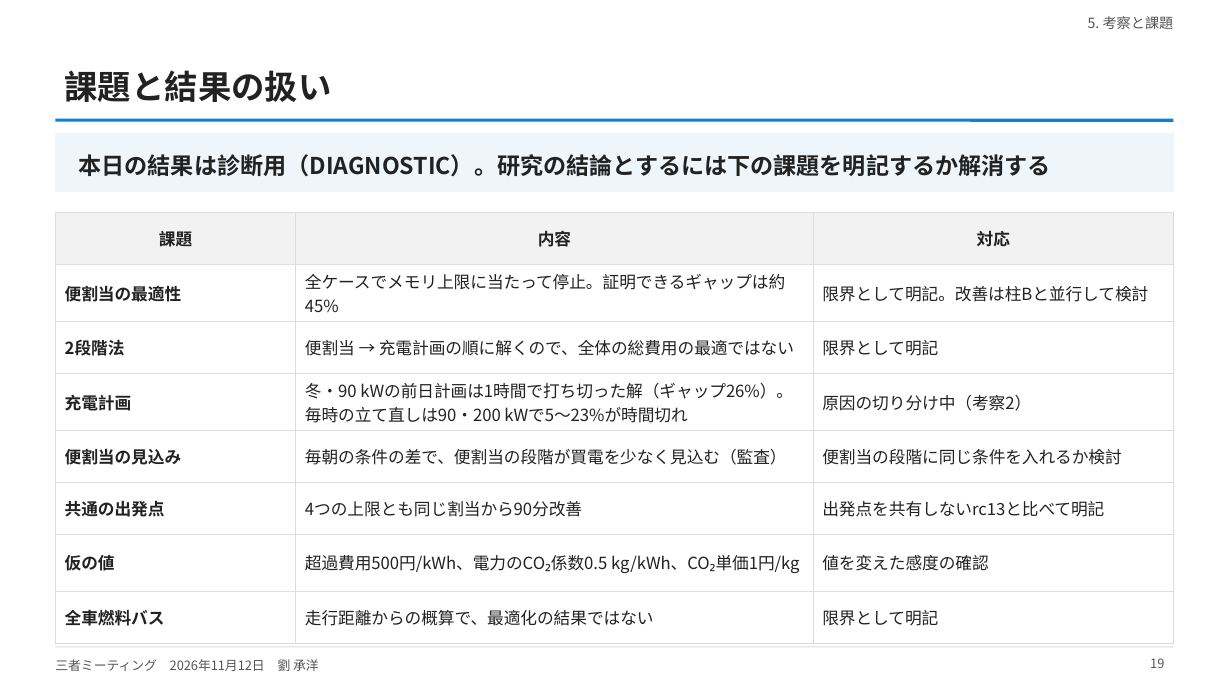
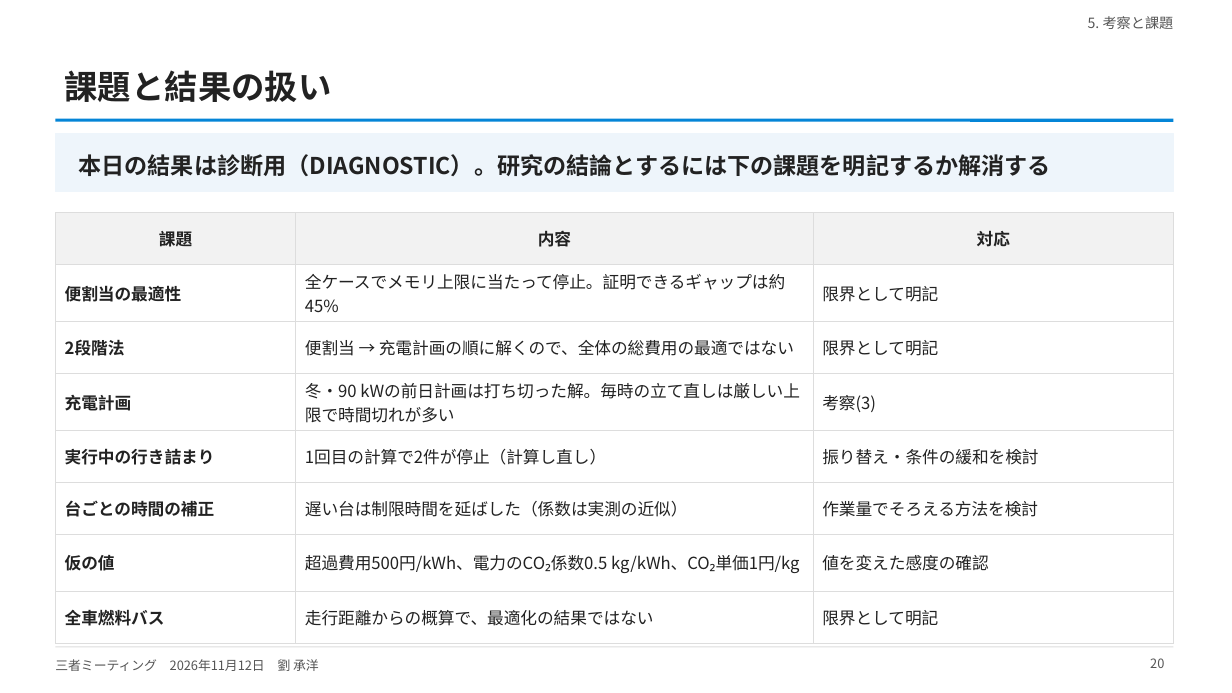
Before and after one commit to CYLIU2003/master-course, a slide deck: slide 20 of outcome/2026-11-12_three_party/three_party_20261112.pptx (slide 19 before the commit). Drawn at 1232x693 pixels with LibreOffice and Linux fonts; fonts in the diff are those of the drawing. Boxes give left, top, right and bottom in pixels: in the first picture for what was removed or moved away, otherwise in the second. Text is boxed around its words. In the diff, an @@ line names an element or a change of style, - is before the commit and + after.

```diff
--- a/outcome/2026-11-12_three_party/three_party_20261112.pptx
+++ b/outcome/2026-11-12_three_party/three_party_20261112.pptx
@@ table at [55, 213, 1174, 630] @@
-row 2, column 3: 限界として明記。改善は柱Bと並行して検討
+row 2, column 3: 限界として明記
-row 4, column 2: 冬・90 kWの前日計画は1時間で打ち切った解（ギャップ26%）。毎時の立て直しは90・200 kWで5〜23%が時間切れ
+row 4, column 2: 冬・90 kWの前日計画は打ち切った解。毎時の立て直しは厳しい上限で時間切れが多い
-row 4, column 3: 原因の切り分け中（考察2）
+row 4, column 3: 考察(3)
-row 5: 便割当の見込み | 毎朝の条件の差で、便割当の段階が買電を少なく見込む（監査） | 便割当の段階に同じ条件を入れるか検討
+row 5: 実行中の行き詰まり | 1回目の計算で2件が停止（計算し直し） | 振り替え・条件の緩和を検討
-row 6: 共通の出発点 | 4つの上限とも同じ割当から90分改善 | 出発点を共有しないrc13と比べて明記
+row 6: 台ごとの時間の補正 | 遅い台は制限時間を延ばした（係数は実測の近似） | 作業量でそろえる方法を検討
@@ page number at [1150, 658, 1164, 668]: text changed @@
-19
+20
```
Also in this commit, not shown: 17 other slides changed, 1 slide added, 8 other files.
